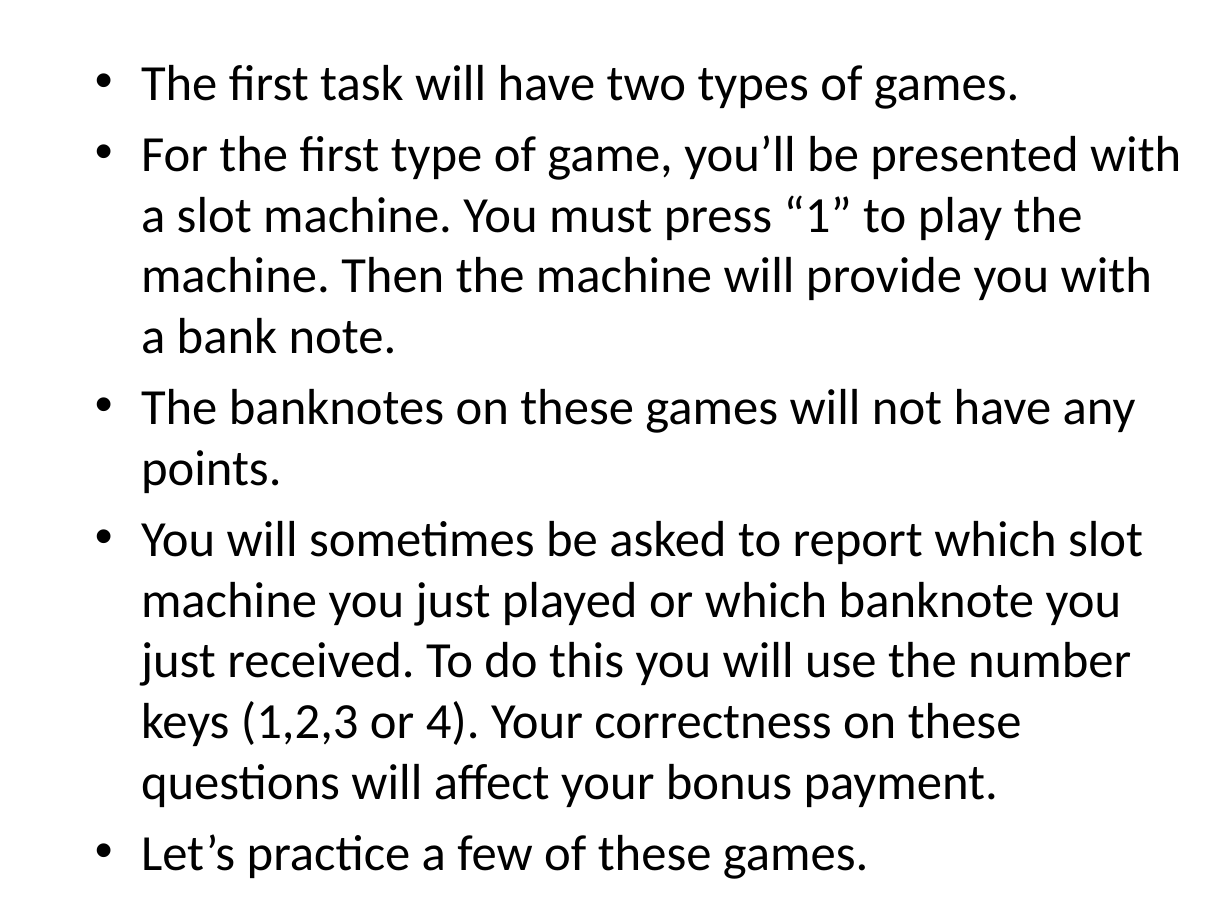
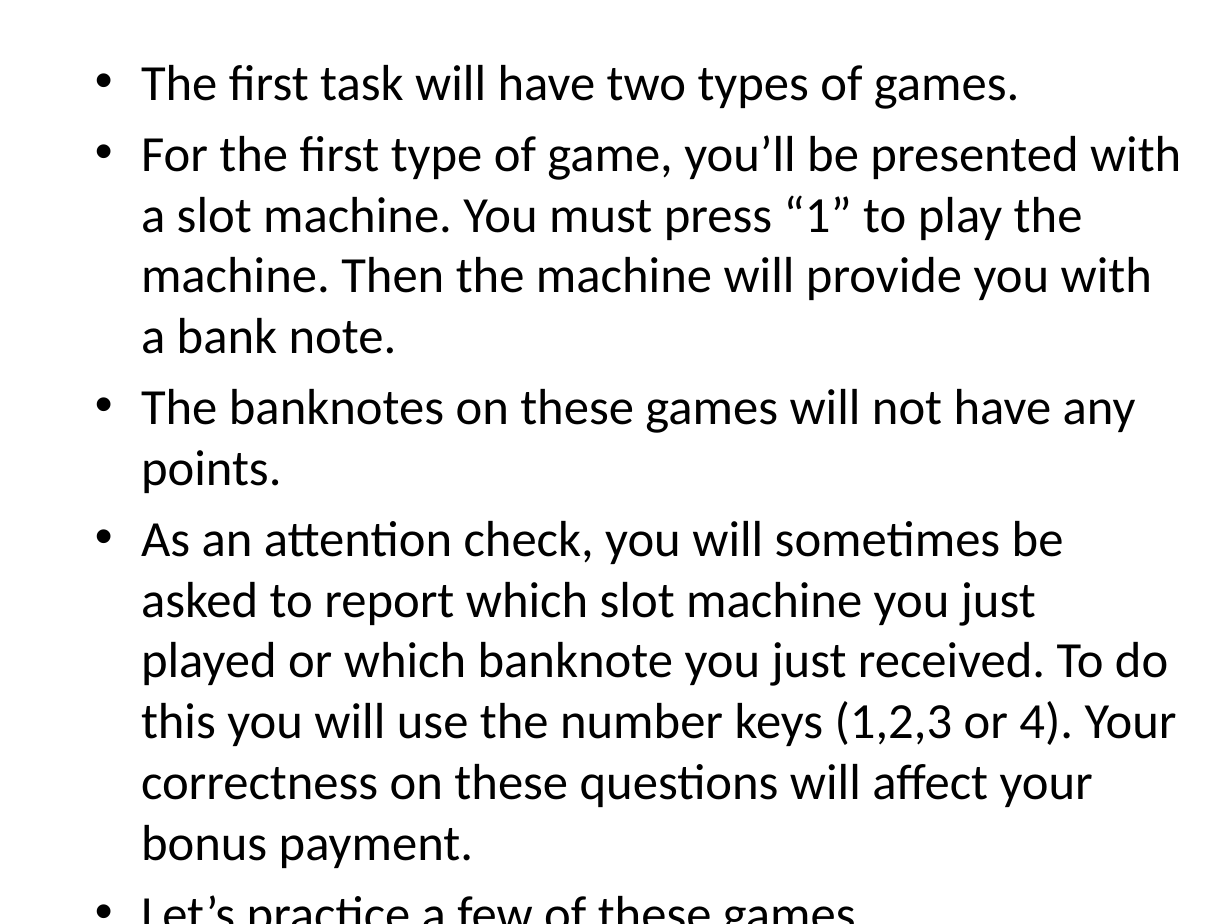
Before and after one commit to evanrussek/uws_jsp, a slide deck: slide 9 of Stimuli/uws_instr_slides.pptx. Drawn at 1232x924 pixels with LibreOffice and Linux fonts; fonts in the diff are those of the drawing. Boxes give left, top, right and bottom in pixels: in the first picture for what was removed or moved away, otherwise in the second. Text is boxed around its words. In the diff, an @@ line names an element or a change of style, - is before the commit and + after.

```diff
--- a/Stimuli/uws_instr_slides.pptx
+++ b/Stimuli/uws_instr_slides.pptx
@@ text at (141,521,1177,868): text changed @@
-• You will sometimes be asked to report which slot machine you just played or which banknote you just received. To do this you will use the number keys (1,2,3 or 4). Your correctness on these questions will affect your bonus payment.
+• As an attention check, you will sometimes be asked to report which slot machine you just played or which banknote you just received. To do this you will use the number keys (1,2,3 or 4). Your correctness on these questions will affect your bonus payment.
```
Also in this commit, not shown: 4 other slides changed, 10 other files.
